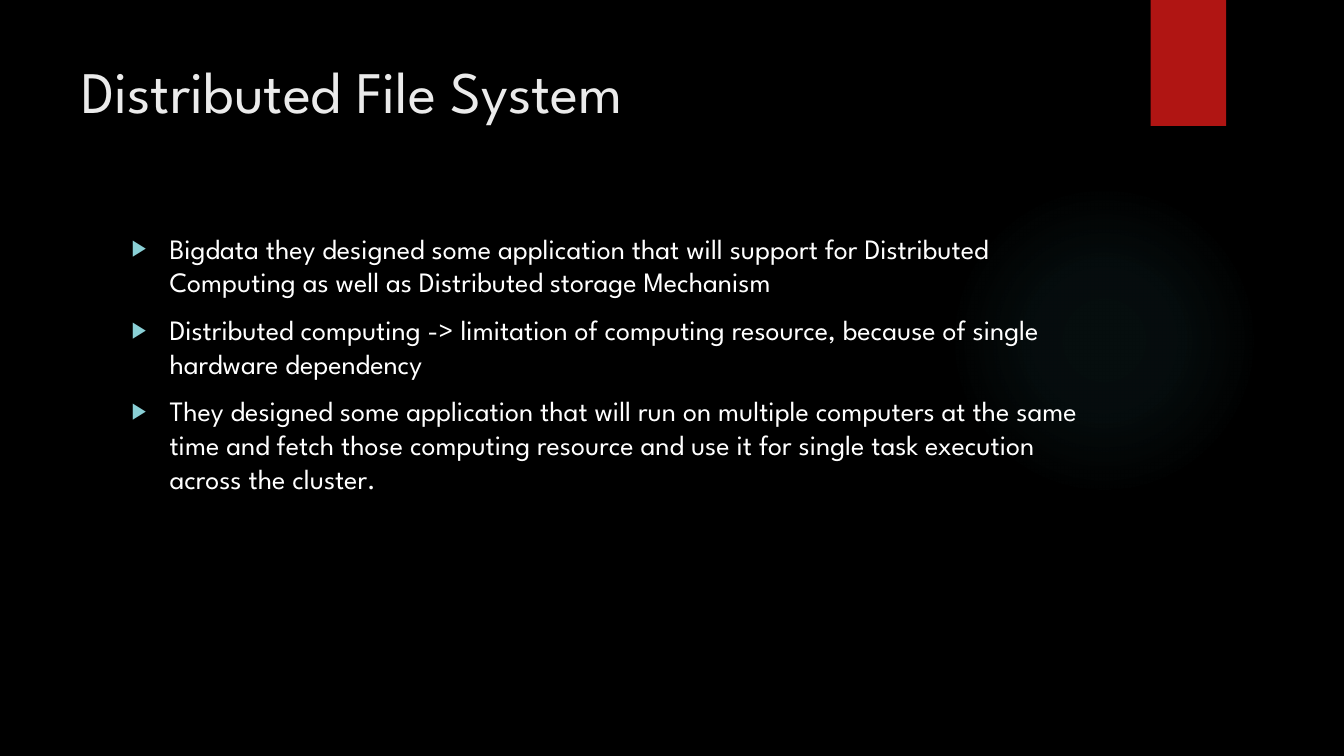
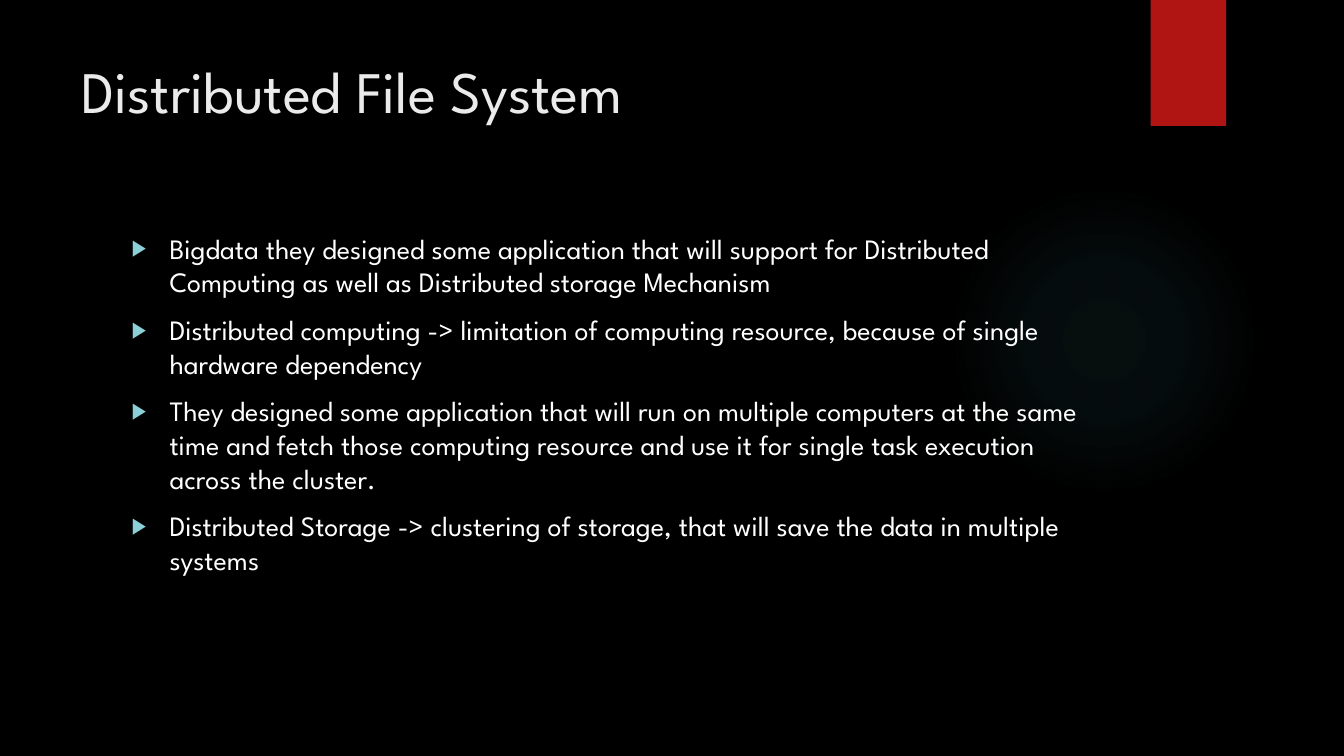
Before and after one commit to karthick1808/hadoopfundamentals, a slide deck: slide 25 of New Microsoft PowerPoint Presentation.pptx. Drawn at 1344x756 pixels with LibreOffice and Linux fonts; fonts in the diff are those of the drawing; background and template pictures are left out. Boxes give left, top, right and bottom in pixels: in the first picture for what was removed or moved away, otherwise in the second. Text is boxed around its words. In the diff, an @@ line names an element or a change of style, - is before the commit and + after.

```diff
--- a/New Microsoft PowerPoint Presentation.pptx
+++ b/New Microsoft PowerPoint Presentation.pptx
@@ text at (x1=170, y1=516, x2=1059, y2=576): paragraph added @@
+▶ Distributed Storage -> clustering of storage, that will save the data in multiple systems
```
Also in this commit, not shown: 7 slides added.
